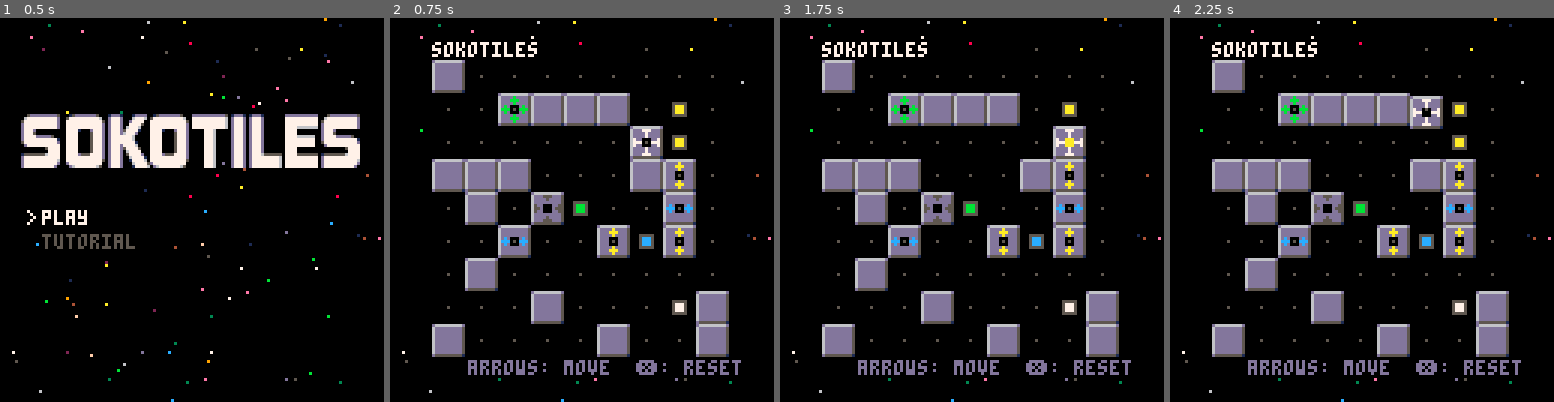
Above: before the commit, frames 1-4 (left to right).
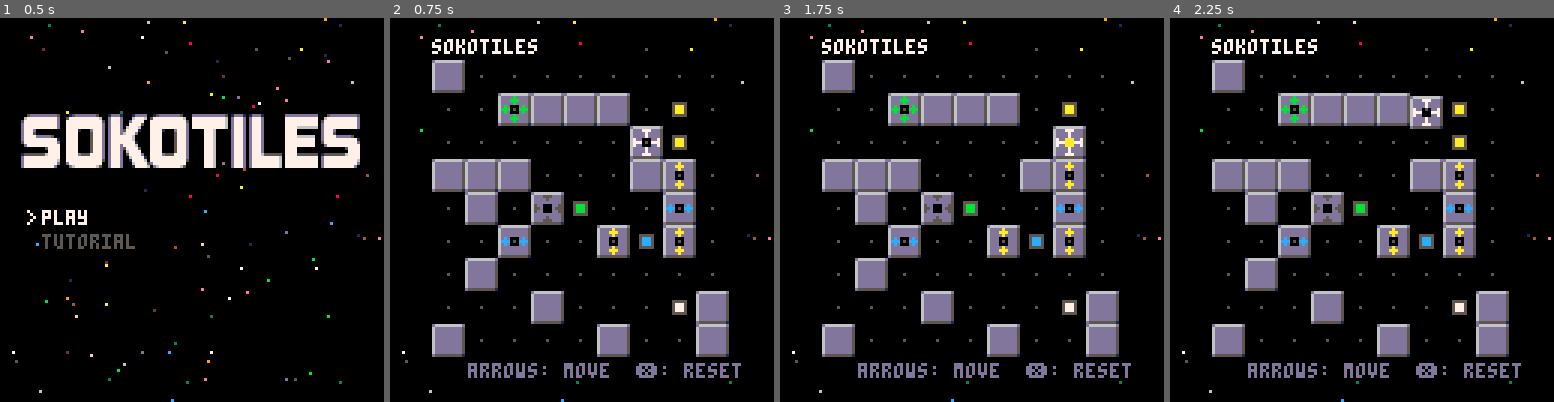
Above: after the commit, the same moments.

Repository: schoblaska/pico-8
Game: PICO-8 cartridge src/sokotiles.p8
The game is run twice, just before and just after one commit, with the same random seed, the same clock (stepped at 60 frames per second) and the same inputs.
Inputs:
- Up to frame 1 (0.5 s): tap X (X key) at 0.33 s
- Up to frame 2 (0.75 s): tap O (Z key) at 0.7 s
- Up to frame 3 (1.75 s): tap X (X key) at 1.07 s; hold Right from 1.6 s (still down); tap O (Z key) at 1.7 s
- Up to frame 4 (2.25 s): tap X (X key) at 1.85 s; release Right at 2.1 s; tap O (Z key) at 2.1 s; hold Up from 2.15 s (still down)

Frame 1 is identical in both runs. In frame 2, 1.6% of the frame differs, in the area x 10-92%, y 4-95%; in frame 3, 1.6%; in frame 4, 1.6%.

Commit message:
more gap between text and game board

Diff:
--- a/src/sokotiles.p8
+++ b/src/sokotiles.p8
@@ -429,10 +429,10 @@
     -- draw_dotted_line(18, 12, 114, 12, 13)
     -- draw_dotted_line(12, 114, 110, 114, 13)
 
-    draw_text("arrows: move  ❎: reset", 26, 114, 13, 0)
-  end
-
-  draw_text("sokotiles", 14, 8, 7, 0)
+    draw_text("arrows: move  ❎: reset", 26, 115, 13, 0)
+  end
+
+  draw_text("sokotiles", 14, 7, 7, 0)
   draw_board()
   draw_tiles()
 end
